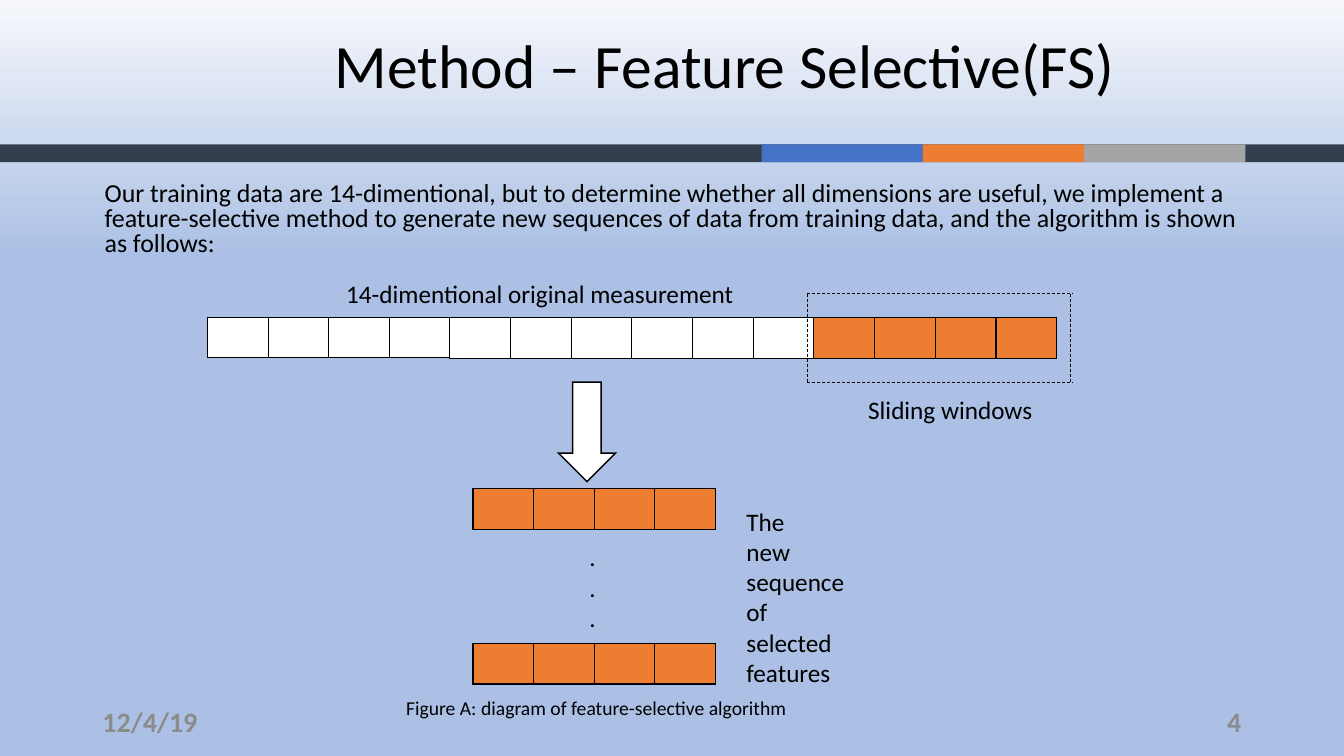
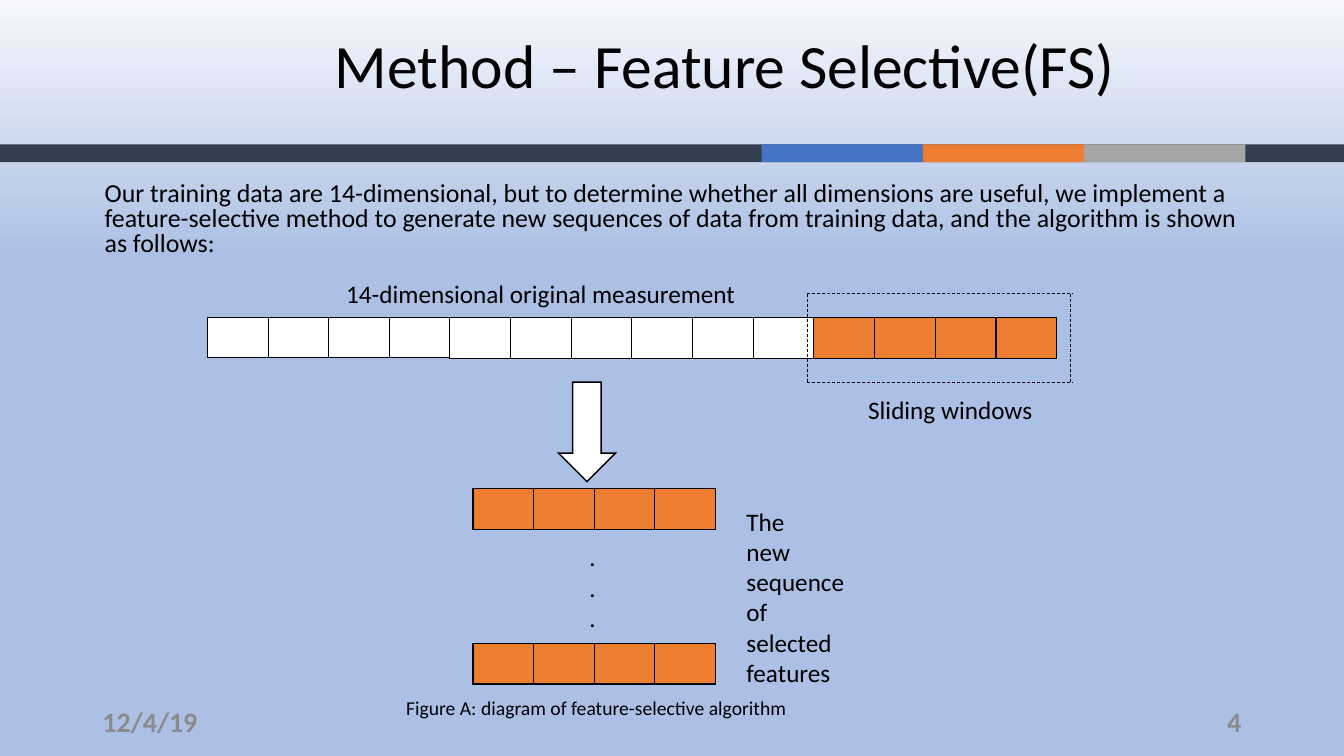
Before and after one commit to ZouYao0720/final-project-, a slide deck: slide 4 of final-presentation.pptx. Drawn at 1344x756 pixels with LibreOffice and Linux fonts; fonts in the diff are those of the drawing; background and template pictures are left out. Boxes give left, top, right and bottom in pixels: in the first picture for what was removed or moved away, otherwise in the second. Text is boxed around its words. In the diff, an @@ line names an element or a change of style, - is before the commit and + after.

Commit message:
modify dimentional to dimensional

```diff
--- a/final-presentation.pptx
+++ b/final-presentation.pptx
@@ text at [105, 184, 1235, 252]: text changed @@
-Our training data are 14-dimentional, but to determine whether all dimensions are useful, we implement a feature-selective method to generate new sequences of data from training data, and the algorithm is shown as follows:
+Our training data are 14-dimensional, but to determine whether all dimensions are useful, we implement a feature-selective method to generate new sequences of data from training data, and the algorithm is shown as follows:
@@ text at [346, 285, 735, 308]: text changed @@
-14-dimentional original measurement
+14-dimensional original measurement
```
Also in this commit, not shown: 2 other slides changed.
